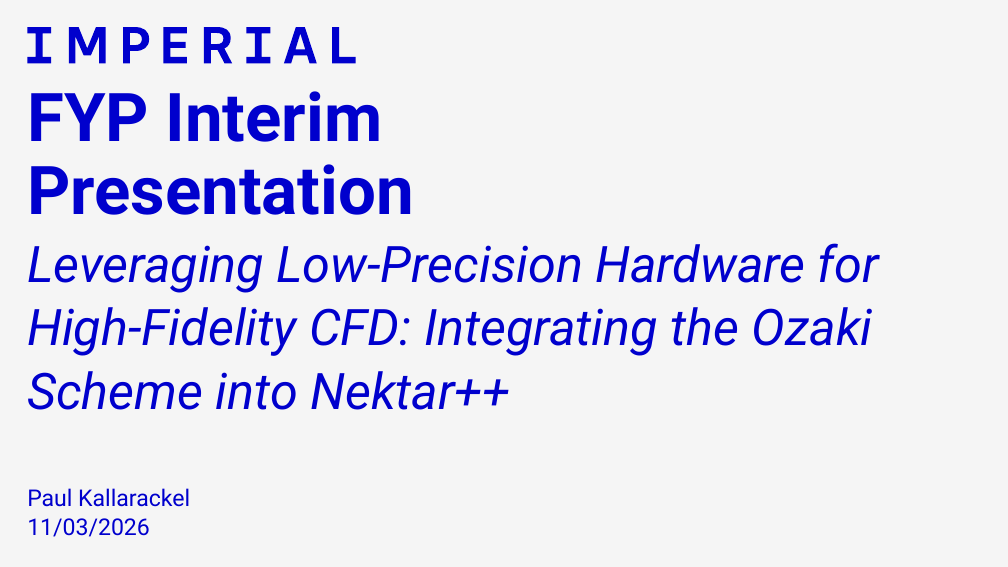
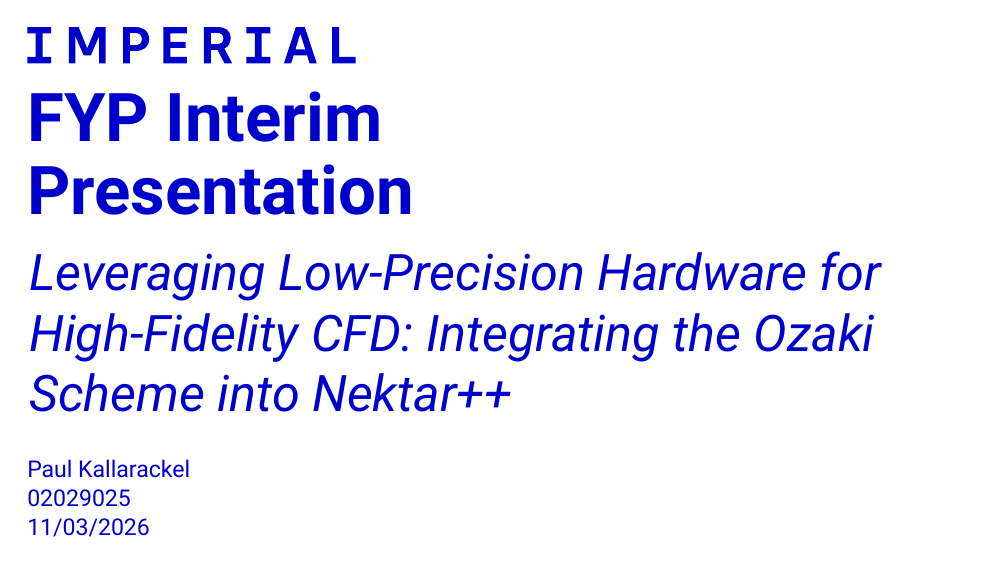
Before and after one commit to krackalackel02/FYP-Interim, a slide deck: slide 1 of Interim.pptx. Drawn at 1008x567 pixels with LibreOffice and Linux fonts; fonts in the diff are those of the drawing. Boxes give left, top, right and bottom in pixels: in the first picture for what was removed or moved away, otherwise in the second. Text is boxed around its words. In the diff, an @@ line names an element or a change of style, - is before the commit and + after.

```diff
--- a/Interim.pptx
+++ b/Interim.pptx
@@ background #F5F5F5 to #FFFFFF @@
@@ text "Leveraging Low-Precision Hardware for High-Fidelity ..." moved from (x1=27, y1=243, x2=879, y2=410) to (x1=29, y1=251, x2=881, y2=412) @@
@@ text "Leveraging Low-Precision Hardware for High-Fidelity ..." at (x1=29, y1=251, x2=881, y2=412): line spacing 1.05 to 1 @@
@@ text at (x1=27, y1=489, x2=131, y2=507): paragraph added @@
+02029025
```
Also in this commit, not shown: 6 other slides changed.
